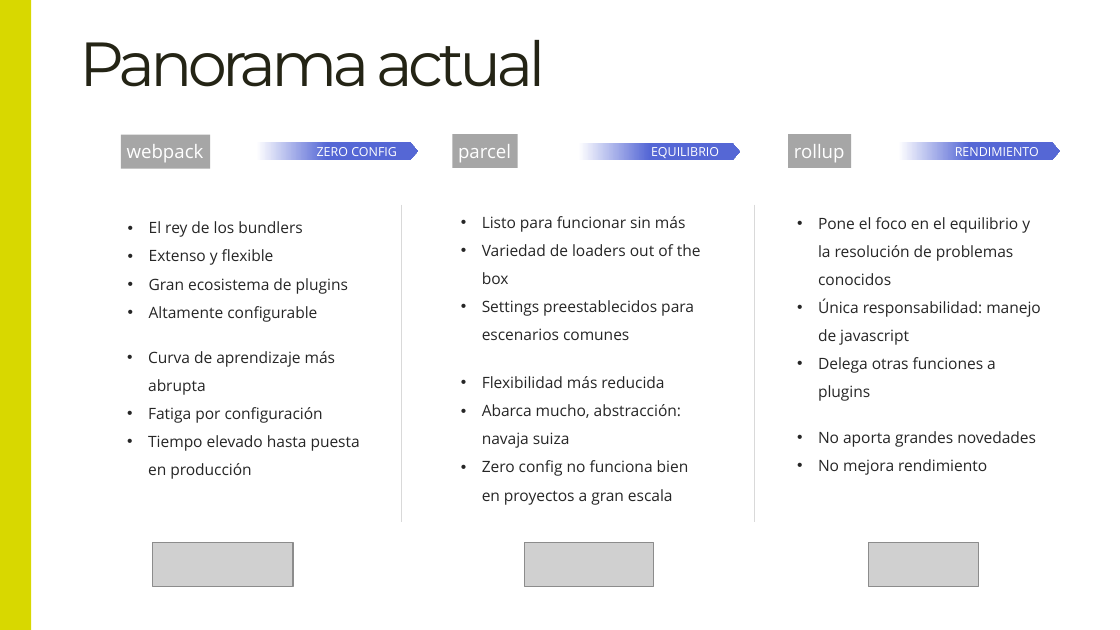
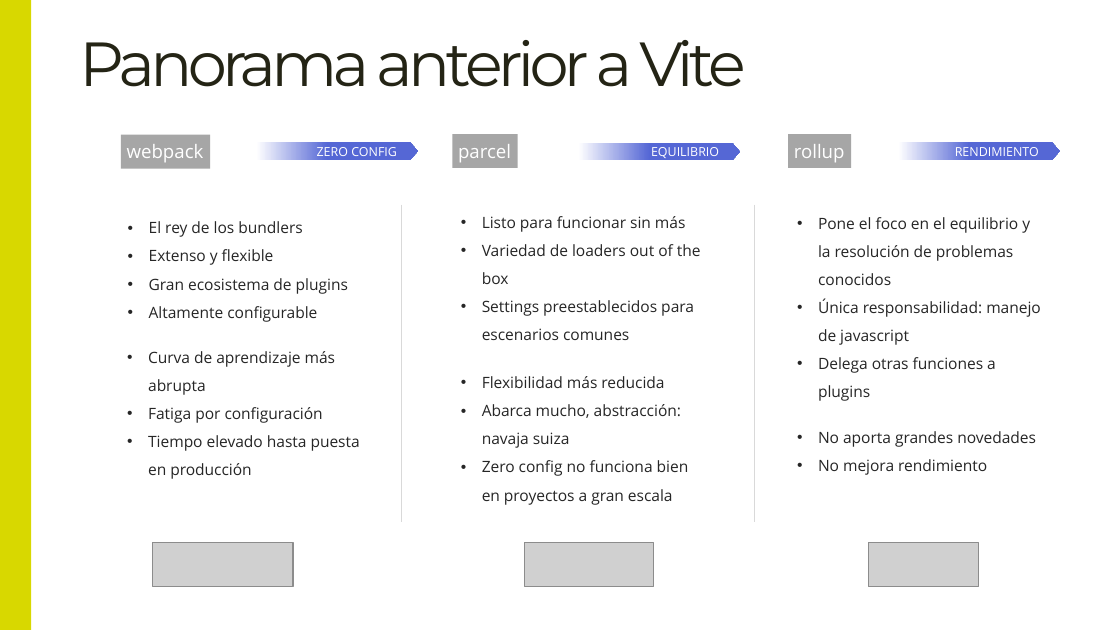
Before and after one commit to Lemoncode/master-frontend-lemoncode, a slide deck: slide 2 of 03-bundling/06-vite/00-teoría/Introducción a vite.pptx. Drawn at 1120x630 pixels with LibreOffice and Linux fonts; fonts in the diff are those of the drawing; grey boxes stand for pictures. Boxes give left, top, right and bottom in pixels: in the first picture for what was removed or moved away, otherwise in the second. Text is boxed around its words. In the diff, an @@ line names an element or a change of style, - is before the commit and + after.

Commit message:
update vite

```diff
--- a/03-bundling/06-vite/00-teoría/Introducción a vite.pptx
+++ b/03-bundling/06-vite/00-teoría/Introducción a vite.pptx
@@ title at bbox=[79, 40, 746, 87]: text changed @@
-Panorama actual
+Panorama anterior a Vite
```
Also in this commit, not shown: 1 other slide changed, 1 other file.
